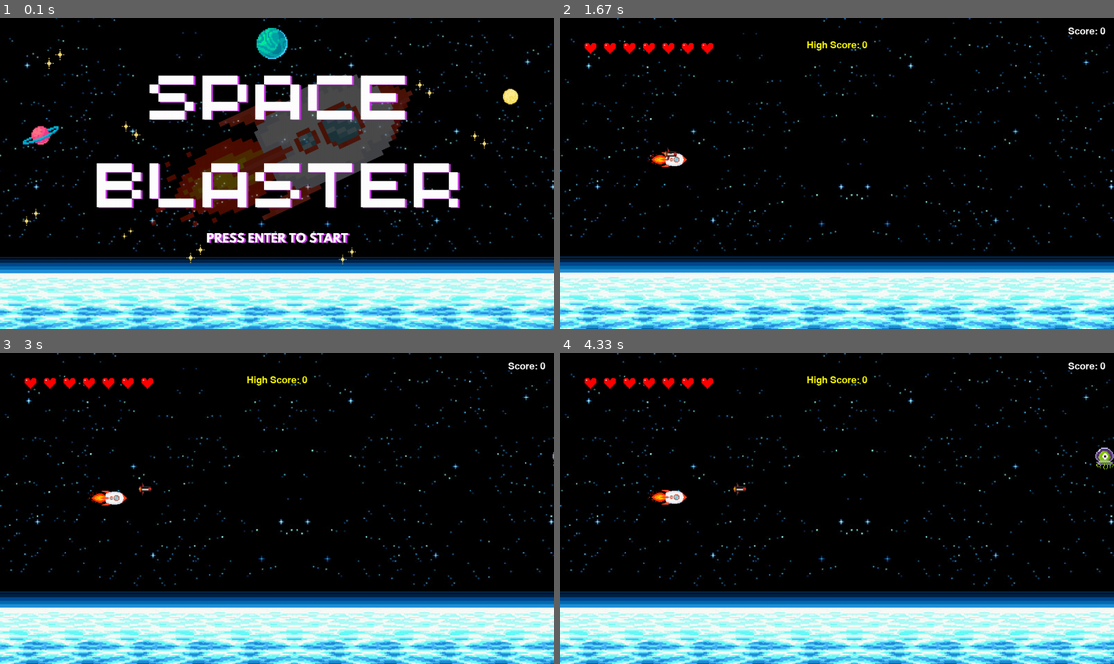
Above: before the commit, frames 1-4 (two rows, left to right).
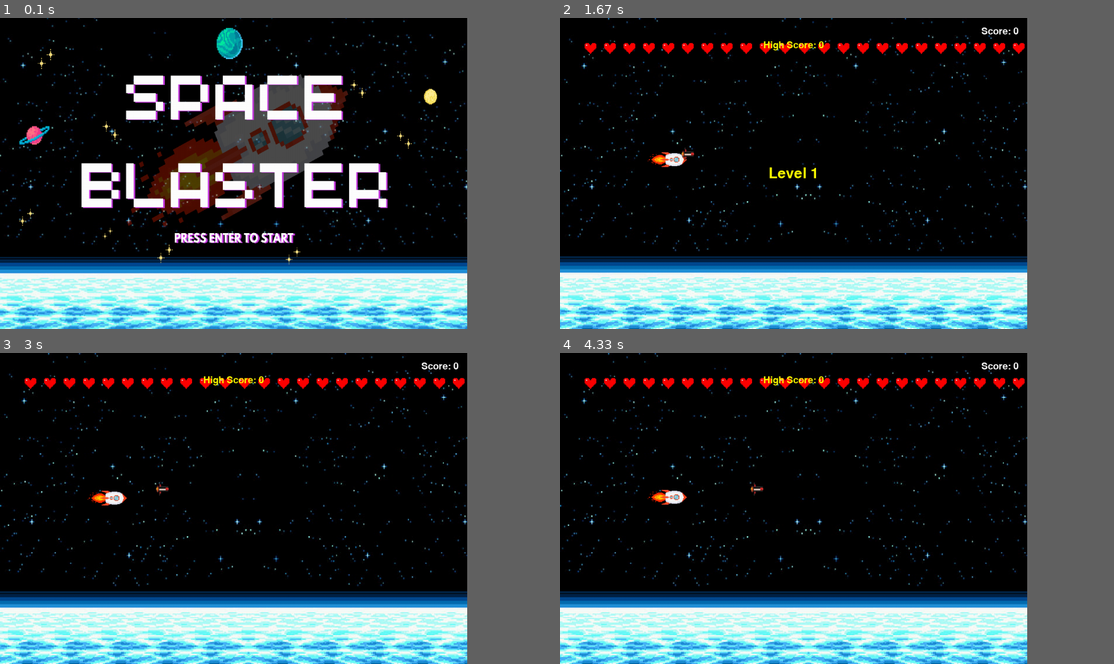
Above: after the commit, the same moments.

Repository: DEVMarlosGomes/Projeto-Pygame-Space
Game: pygame game, started from pygame_aplication-main/main.py
Same seed, same stepped clock (60 frames per second), same inputs: the game is played once before the commit and once after it.
Inputs:
- Up to frame 1 (0.1 s): no input
- Up to frame 2 (1.67 s): tap Enter at 0.33, 0.67 s; tap Space at 1, 1.4 s; hold Up from 1.33 s (still down)
- Up to frame 3 (3 s): tap Space at 1.7, 1.9, 2.23, 2.63 s; release Up at 1.8 s; hold Down 1.83-2.13 s; hold Up 2.17-2.53 s; hold Down 2.57-2.93 s; hold Up from 2.97 s (still down)
- Up to frame 4 (4.33 s): tap Space at 3.03, 3.37, 3.7, 4.1 s; release Up at 3.27 s; hold Down 3.3-3.6 s; hold Up 3.63-4 s; hold Down from 4.03 s (still down)
In our replay, the window is 900x506 before the commit and 759x506 after it. These sizes can differ from the game's own. Grey fills any space a smaller window leaves; there, only what the larger window draws over its background counts as a difference.

The runs differ from the first frame. In frame 1, 33% of the frame differs, in the area x 0-100%, y 0-100%; in frame 2, 17%; in frame 3, 17%; in frame 4, 17%.

Commit message:
Boss adicionado

Diff:
--- a/pygame_aplication-main/main.py
+++ b/pygame_aplication-main/main.py
@@ -5,7 +5,7 @@
 pygame.init()
 
 # Tela
-x = 1280
+x = 1080
 y = 720
 screen = pygame.display.set_mode((x, y))
 pygame.display.set_caption('My first game in Python')
@@ -20,6 +20,15 @@
 nivel_3_bg = pygame.image.load('pygame_aplication-main/img/tela3.jpg')
 nivel_3_bg = pygame.transform.scale(nivel_3_bg, (x, y))
 
+nivel_4_bg = pygame.image.load('pygame_aplication-main/img/Tela4.jpg')
+nivel_4_bg = pygame.transform.scale(nivel_4_bg, (x, y))
+
+nivel_5_bg = pygame.image.load('pygame_aplication-main/img/Tela5.jpg')
+nivel_5_bg = pygame.transform.scale(nivel_5_bg, (x, y))
+
+boss_bg = pygame.image.load('pygame_aplication-main/img/TelaBoss.png')
+boss_bg = pygame.transform.scale(boss_bg, (x, y))
+
 inicio_img = pygame.image.load('pygame_aplication-main/img/Inicio.png')
 inicio_img = pygame.transform.scale(inicio_img, (x, y))
 
@@ -37,12 +46,14 @@
 
 game_over_img = pygame.image.load('pygame_aplication-main/img/GameOver.png').convert_alpha()
 game_over_img = pygame.transform.scale(game_over_img, (x, y))
+
+boss_img = pygame.image.load('pygame_aplication-main/img/TelaBoss.png').convert_alpha()
+boss_img = pygame.transform.scale(boss_img, (200, 200))
 
 # Fonte
 fonte = pygame.font.SysFont('font/PixelGameFont.ttf', 50)
 fonte_pontos = pygame.font.SysFont('font/PixelGameFont.ttf', 32)
 
-# Funções
 def tela_inicio():
     while True:
         screen.blit(inicio_img, (0, 0))
@@ -54,11 +65,45 @@
             if event.type == pygame.KEYDOWN and event.key == pygame.K_RETURN:
                 return
 
+def selecionar_nivel():
+    selecionando = True
+    opcoes = ['Iniciante', 'Intermediário', 'Difícil']
+    indice_selecionado = 0
+
+    while selecionando:
+        screen.blit(bg, (0, 0))
+        titulo = fonte.render('Selecione o Nível', True, (255, 255, 0))
+        screen.blit(titulo, ((x - titulo.get_width()) // 2, 100))
+
+        for i, opcao in enumerate(opcoes):
+            cor = (255, 255, 255)
+            if i == indice_selecionado:
+                cor = (0, 255, 255)
+            texto_opcao = fonte_pontos.render(f'{i+1} - {opcao}', True, cor)
+            screen.blit(texto_opcao, ((x - texto_opcao.get_width()) // 2, 250 + i * 80))
+
+        instrucao = fonte_pontos.render('Use Seta para Cima & Seta para Baixo para navegar | Enter para confirmar', True, (180, 180, 180))
+        screen.blit(instrucao, ((x - instrucao.get_width()) // 2, 550))
+
+        pygame.display.update()
+
+        for event in pygame.event.get():
+            if event.type == pygame.QUIT:
+                pygame.quit()
+                sys.exit()
+            elif event.type == pygame.KEYDOWN:
+                if event.key == pygame.K_UP and indice_selecionado > 0:
+                    indice_selecionado -= 1
+                elif event.key == pygame.K_DOWN and indice_selecionado < len(opcoes) - 1:
+                    indice_selecionado += 1
+                elif event.key == pygame.K_RETURN:
+                    return indice_selecionado + 1
+
 def respawn():
     return [1350, random.randint(1, 640)]
 
 def respawn_golpe(pos_x, pos_y):
-    return [pos_x, pos_y, False, 0]
+    return [pos_x, pos_y, False, 2.0]
 
 def colisions():
     global vidas, pontos
@@ -73,30 +118,48 @@
 def reset_game():
     global pos_inimigo_x, pos_inimigo_y, pos_player_x, pos_player_y
     global pos_x_golpe, pos_y_golpe, triggered, vel_x_golpe
-    global vidas, game_over, pontos, nivel, vel_inimigo, mostrar_nivel
-    global ultimo_tiro, tempo_recarga
+    global vidas, game_over, pontos, vel_inimigo, mostrar_nivel
+    global ultimo_tiro, tempo_recarga, tempo_nivel
+    global boss_vida, boss_apareceu, inimigos_extra
 
     pos_inimigo_x, pos_inimigo_y = respawn()
     pos_player_x, pos_player_y = 200, 300
     pos_x_golpe, pos_y_golpe, triggered, vel_x_golpe = respawn_golpe(pos_player_x, pos_player_y)
-    vidas = 7
+    vidas = 100
     pontos = 0
     game_over = False
-    nivel = 1
-    vel_inimigo = 0.5
-    mostrar_nivel = False
+    mostrar_nivel = True
+    tempo_nivel = pygame.time.get_ticks()
     ultimo_tiro = 0
-    tempo_recarga = 400  # milissegundos
-
-# Início
+    tempo_recarga = 400
+
+    boss_vida = 20
+    boss_apareceu = False
+    inimigos_extra = []
+
+    if nivel == 1:
+        vel_inimigo = 0.5
+    elif nivel == 2:
+        vel_inimigo = 1.0
+    elif nivel == 3:
+        vel_inimigo = 0.5
+    elif nivel == 4:
+        vel_inimigo = 0.5
+    elif nivel == 5:
+        vel_inimigo = 0.5
+
+# Início do jogo
 tela_inicio()
+nivel = selecionar_nivel()
 reset_game()
 
-# Variáveis
+# Variáveis gerais
 tempo_nivel = 0
-recorde = 0  # Variável para o recorde do jogo
-
+recorde = 0
+spawn_timer = 0
+spawn_delay = 1000
 rodando = True
+
 while rodando:
     for event in pygame.event.get():
         if event.type == pygame.QUIT:
@@ -104,24 +167,30 @@
 
     tempo_atual = pygame.time.get_ticks()
 
-    if pontos >= nivel * 10:
+    if pontos >= nivel * 10 and nivel < 6:
         nivel += 1
-        vel_inimigo += 0.3
+        if nivel < 6:
+            vel_inimigo += 0.3
         vidas = 7
         mostrar_nivel = True
         tempo_nivel = tempo_atual
 
-    # Atualiza o recorde durante o jogo
     if pontos > recorde:
         recorde = pontos
 
-    # Fundo por nível
     if nivel == 1:
         screen.blit(bg, (0, 0))
     elif nivel == 2:
         screen.blit(novo_bg, (0, 0))
     elif nivel == 3:
-        screen.blit(nivel_3_bg, (0, 0))  # Fundo do nível 3
+        screen.blit(nivel_3_bg, (0, 0))
+    elif nivel == 4:
+        screen.blit(nivel_4_bg, (0, 0))
+    elif nivel == 5:
+        screen.blit(nivel_5_bg, (0, 0))
+    elif nivel == 6:
+        screen.blit(boss_bg, (0, 0))
+        boss_apareceu = True
 
     if not game_over:
         tecla = pygame.key.get_pressed()
@@ -136,7 +205,6 @@
             if not triggered:
                 pos_y_golpe += 1
 
-        # Disparo com recarga
         if (tecla[pygame.K_SPACE] or mouse_click[0]) and not triggered and tempo_atual - ultimo_tiro >= tempo_recarga:
             triggered = True
             vel_x_golpe = 1
@@ -159,19 +227,57 @@
         screen.blit(golpe, (pos_x_golpe, pos_y_golpe))
         screen.blit(inimigo, (pos_inimigo_x, pos_inimigo_y))
 
-        # Corações (vidas)
+        if boss_apareceu:
+            boss_rect = boss_img.get_rect(topleft=(1650, 400))
+            screen.blit(boss_img, boss_rect)
+            if golpe_rect.colliderect(boss_rect) and triggered:
+                boss_vida -= 1
+                triggered = False
+                pos_x_golpe, pos_y_golpe, triggered, vel_x_golpe = respawn_golpe(pos_player_x, pos_player_y)
+
+            barra_total = 300
+            barra_atual = int(barra_total * (boss_vida / 20))
+            pygame.draw.rect(screen, (255, 0, 0), (boss_rect.x, boss_rect.y - 20, barra_total, 20))
+            pygame.draw.rect(screen, (0, 255, 0), (boss_rect.x, boss_rect.y - 20, barra_atual, 20))
+
+            if boss_vida <= 0:
+                vitoria_text = fonte.render('VOCÊ VENCEU!', True, (255, 255, 0))
+                screen.blit(vitoria_text, ((x - vitoria_text.get_width()) // 2, y // 2))
+                pygame.display.update()
+                pygame.time.delay(5000)
+                tela_inicio()
+                nivel = selecionar_nivel()
+                reset_game()
+
+            if tempo_atual - spawn_timer > spawn_delay:
+                inimigos_extra.append(respawn())
+                spawn_timer = tempo_atual
+
+            for idx, (ix, iy) in enumerate(inimigos_extra):
+                ix -= vel_inimigo
+                inimigos_extra[idx][0] = ix
+                rect_extra = inimigo.get_rect(topleft=(ix, iy))
+                screen.blit(inimigo, (ix, iy))
+
+                if rect_extra.colliderect(player_rect):
+                    vidas -= 1
+                    inimigos_extra[idx][0] = -100
+
+                if golpe_rect.colliderect(rect_extra):
+                    pontos += 1
+                    inimigos_extra[idx][0] = -100
+                    triggered = False
+                    pos_x_golpe, pos_y_golpe, triggered, vel_x_golpe = respawn_golpe(pos_player_x, pos_player_y)
+
         for i in range(vidas):
             screen.blit(heart_img, (50 + i * 45, 50))
 
-        # Pontuação (no canto superior direito)
         pontos_txt = fonte_pontos.render(f'Score: {pontos}', True, (255, 255, 255))
         screen.blit(pontos_txt, (x - pontos_txt.get_width() - 20, 20))
 
-        # High Score (diretamente abaixo dos pontos)
         recorde_txt = fonte_pontos.render(f'High Score: {recorde}', True, (255, 255, 0))
         screen.blit(recorde_txt, ((x - recorde_txt.get_width()) // 2, pontos_txt.get_height() + 30))
 
-        # Aviso do nível
         if mostrar_nivel:
             if tempo_atual - tempo_nivel < 2000:
                 texto_nivel = fonte.render(f'Level {nivel}', True, (255, 255, 0))
@@ -187,6 +293,7 @@
         tecla = pygame.key.get_pressed()
         if tecla[pygame.K_r]:
             tela_inicio()
+            nivel = selecionar_nivel()
             reset_game()
 
     pygame.display.update()
Binary file added: pygame_aplication-main/img/Player2.png
Binary file added: pygame_aplication-main/img/Player3.png
Binary file added: pygame_aplication-main/img/Tela4.jpg
Binary file added: pygame_aplication-main/img/Tela5.jpg
Binary file added: pygame_aplication-main/img/TelaBoss.png
Binary file added: pygame_aplication-main/img/TelaCréditos.png
